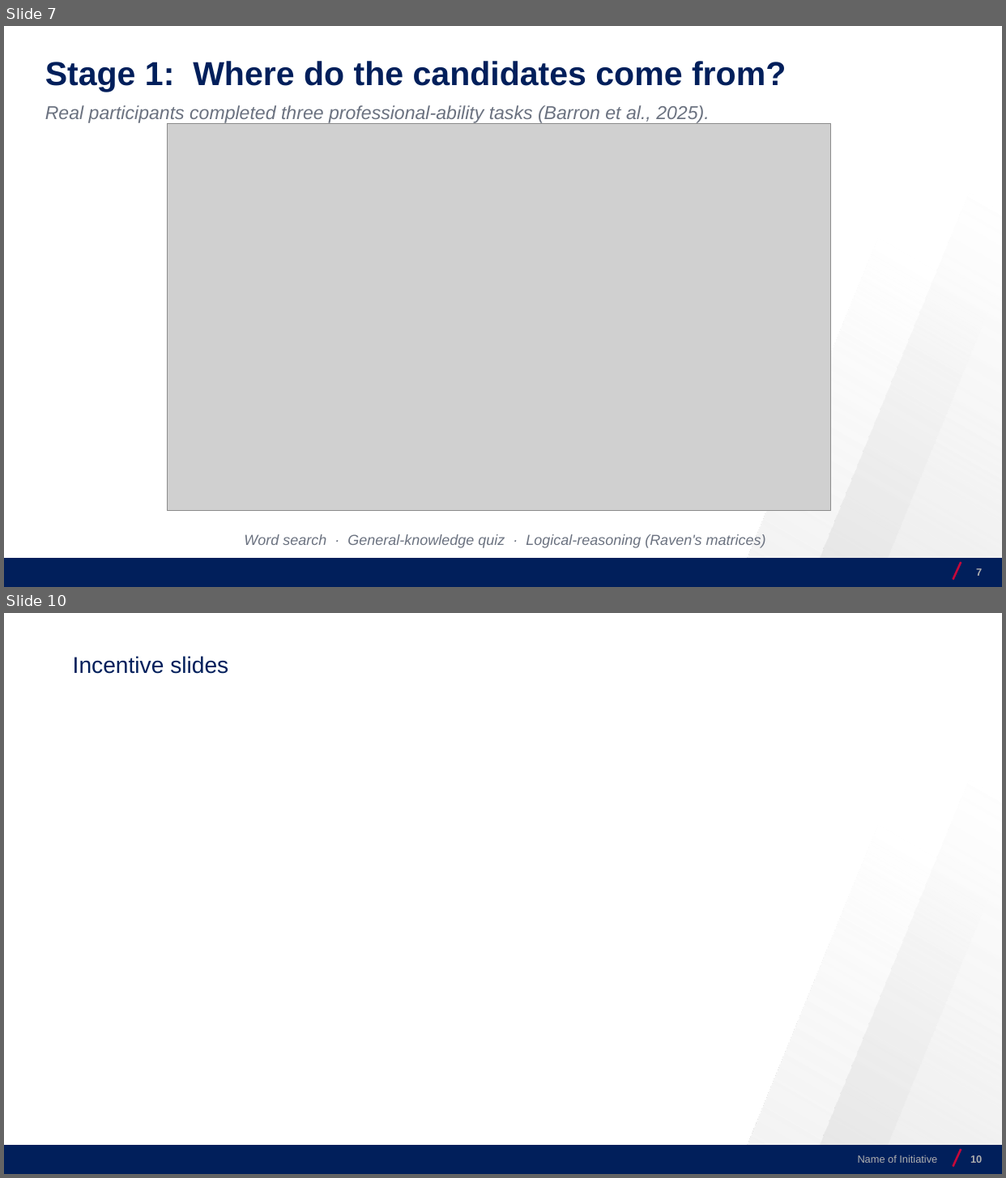
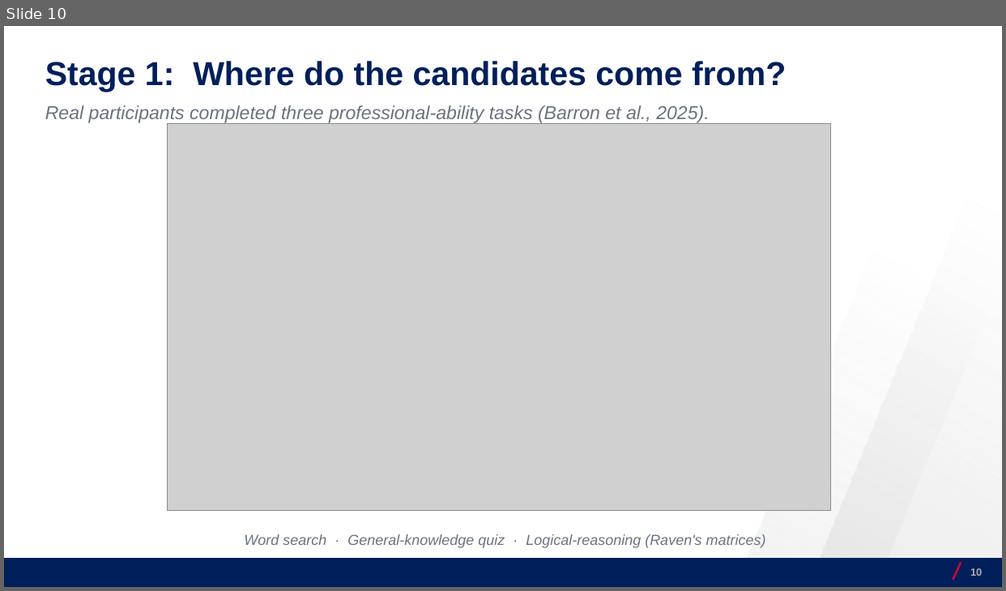
Before and after one commit to josecerv/sponsorship-network, a slide deck: docs/UChicago-0410.pptx. Shown one above the other, each under a label of ours: slides 7 and 10 before the commit, slide 10 after it; the slides between them are not shown. The pictures are 1006x1178 and 1006x591 pixels, drawn with LibreOffice and Linux fonts; fonts in the diff are those of the drawing; grey boxes stand for pictures; background and template pictures are left out. Boxes give left, top, right and bottom in pixels: in the first picture for what was removed or moved away, otherwise in the second. Text is boxed around its words. In the diff, an @@ line names an element or a change of style, - is before the commit and + after.

```diff
--- a/docs/UChicago-0410.pptx
+++ b/docs/UChicago-0410.pptx
@@ slide 10 removed at [4,613,1002,1174], background #FFFFFF; not listed: 4 template elements that a slide beside it also shows @@
@@ text removed at [73,656,228,674] @@
-Incentive slides
@@ text removed at [858,1155,937,1163] @@
-Name of Initiative
@@ page number removed at [970,1156,982,1163] @@
-10
@@ what was slide 7 is now slide 10 @@
@@ page number at [970,569,982,576]: text changed @@
-7
+10
```
Also in this commit, not shown: 9 slides changed, 8 slides added, 1 other slide removed, 7 other files.
